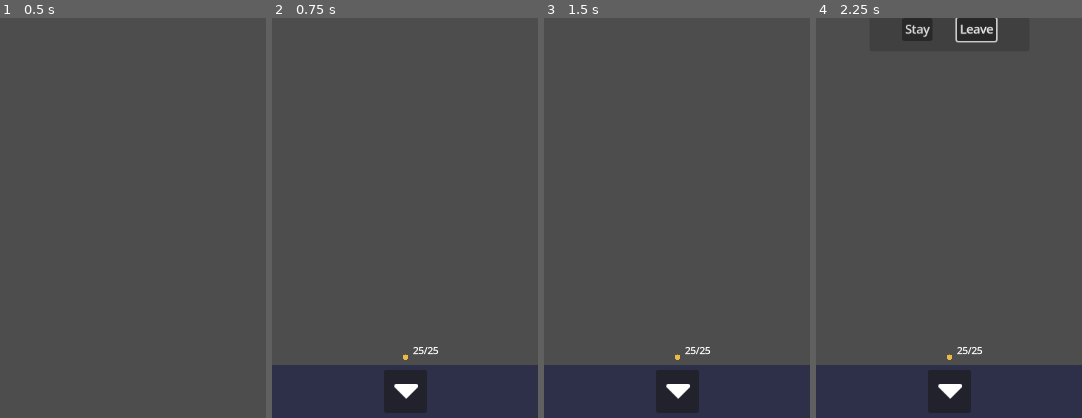
Above: before the commit, frames 1-4 (left to right).
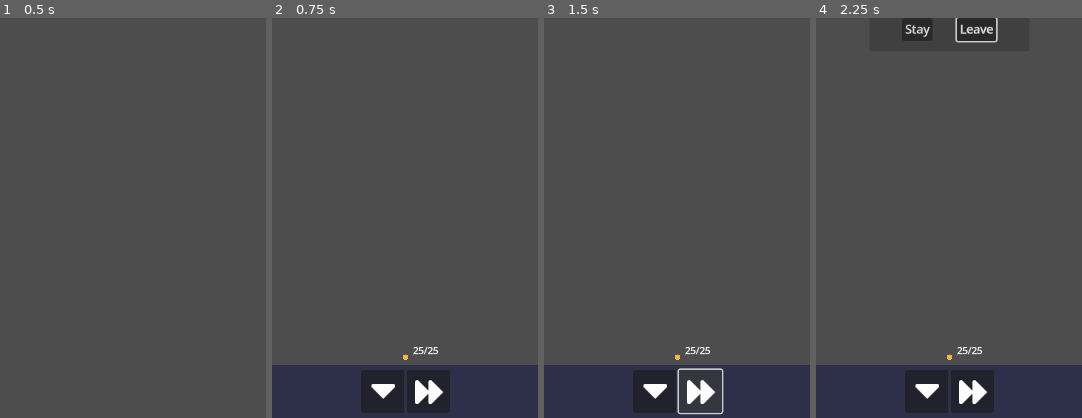
Above: after the commit, the same moments.

Repository: MichalHrbek/wallsnballs
Game: Godot game, scene res://scenes/ui/main_menu.tscn
Same seed, same stepped clock (60 frames per second), same inputs: the game is played once before the commit and once after it.
Inputs (mouse positions are % of the whole screen's width and height, from its top left):
- Up to frame 1 (0.5 s): no input
- Up to frame 2 (0.75 s): click "Endless" at 0.5 s
- Up to frame 3 (1.5 s): click (54, 97) at 1.27 s
- Up to frame 4 (2.25 s): click (95, 3) at 2 s
The pictures show only the part of the screen within x 25-75%, y 50-100%; the shares and areas given below are measured in that part.

Frame 1 is identical in both runs. In frame 2, 2.4% of the frame differs, in the area x 33-67%, y 88-99%; in frame 3, 2.0%; in frame 4, 2.4%.

Commit message:
Fast forward

Diff:
--- a/scenes/game/game_template.tscn
+++ b/scenes/game/game_template.tscn
@@ -1,10 +1,11 @@
-[gd_scene load_steps=6 format=3 uid="uid://cxstx0n0efcxm"]
+[gd_scene load_steps=7 format=3 uid="uid://cxstx0n0efcxm"]
 
 [ext_resource type="PackedScene" uid="uid://cotyev0pavuix" path="res://scenes/ui/go_home_button.tscn" id="1_ennut"]
 [ext_resource type="Script" path="res://scripts/game_manager.gd" id="1_jnnx7"]
 [ext_resource type="PackedScene" uid="uid://udh5o1p8l33m" path="res://scenes/balls/ball_spawner.tscn" id="2_peftv"]
 [ext_resource type="PackedScene" uid="uid://csaksgm2iybd6" path="res://scenes/level.tscn" id="3_wb8a3"]
 [ext_resource type="Texture2D" uid="uid://dw8y3q7x36vjn" path="res://assets/icons/down.png" id="5_atbhd"]
+[ext_resource type="Texture2D" uid="uid://ove5ktpl6peg" path="res://assets/icons/fastForward.png" id="6_gm6fl"]
 
 [node name="GameTemplate" type="Node2D"]
 
@@ -131,4 +132,12 @@
 icon = ExtResource("5_atbhd")
 icon_alignment = 1
 
+[node name="FastForwardButton" type="Button" parent="GameLayer/VBoxContainer/BottomBar/MarginContainer/HBoxContainer"]
+layout_mode = 2
+size_flags_horizontal = 4
+size_flags_vertical = 4
+icon = ExtResource("6_gm6fl")
+icon_alignment = 1
+
 [connection signal="pressed" from="GameLayer/VBoxContainer/BottomBar/MarginContainer/HBoxContainer/RecallButton" to="GameLayer/VBoxContainer/HBoxContainer/GameArea/Game/BallSpawner" method="recall"]
+[connection signal="pressed" from="GameLayer/VBoxContainer/BottomBar/MarginContainer/HBoxContainer/FastForwardButton" to="GameLayer/VBoxContainer/HBoxContainer/GameArea/Game" method="change_speed" binds= [2.0]]
--- a/scripts/game_manager.gd
+++ b/scripts/game_manager.gd
@@ -4,6 +4,13 @@
 
 func _ready():
 	_level.game_ended.connect(_on_game_ended)
+	_level.round_ended.connect(_on_round_ended)
 
 func _on_game_ended(_status: Level.GameStatus):
 	process_mode = PROCESS_MODE_DISABLED
+
+func change_speed(k: float):
+	Engine.time_scale *= k
+
+func _on_round_ended():
+	Engine.time_scale = 1
